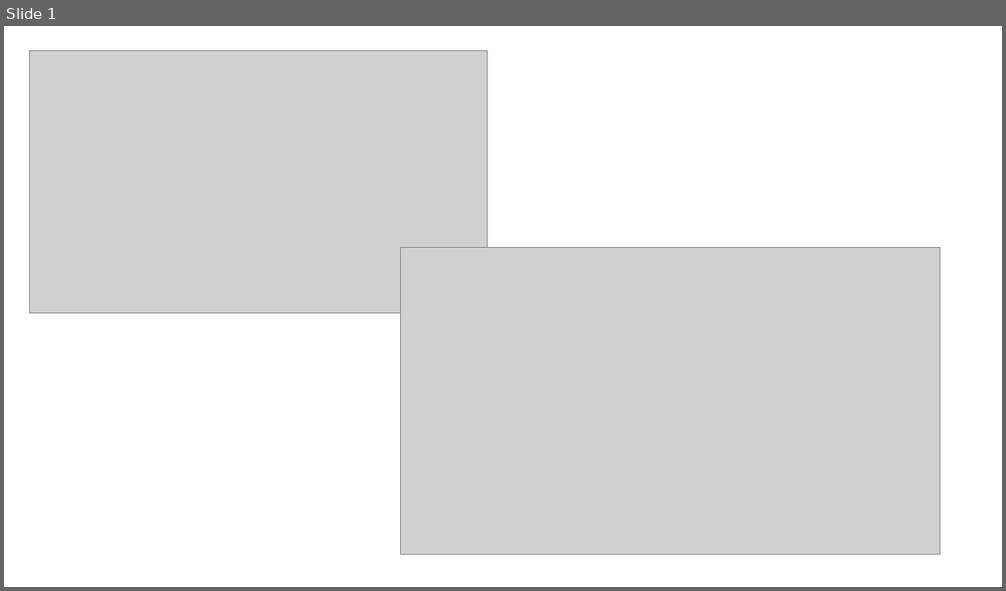
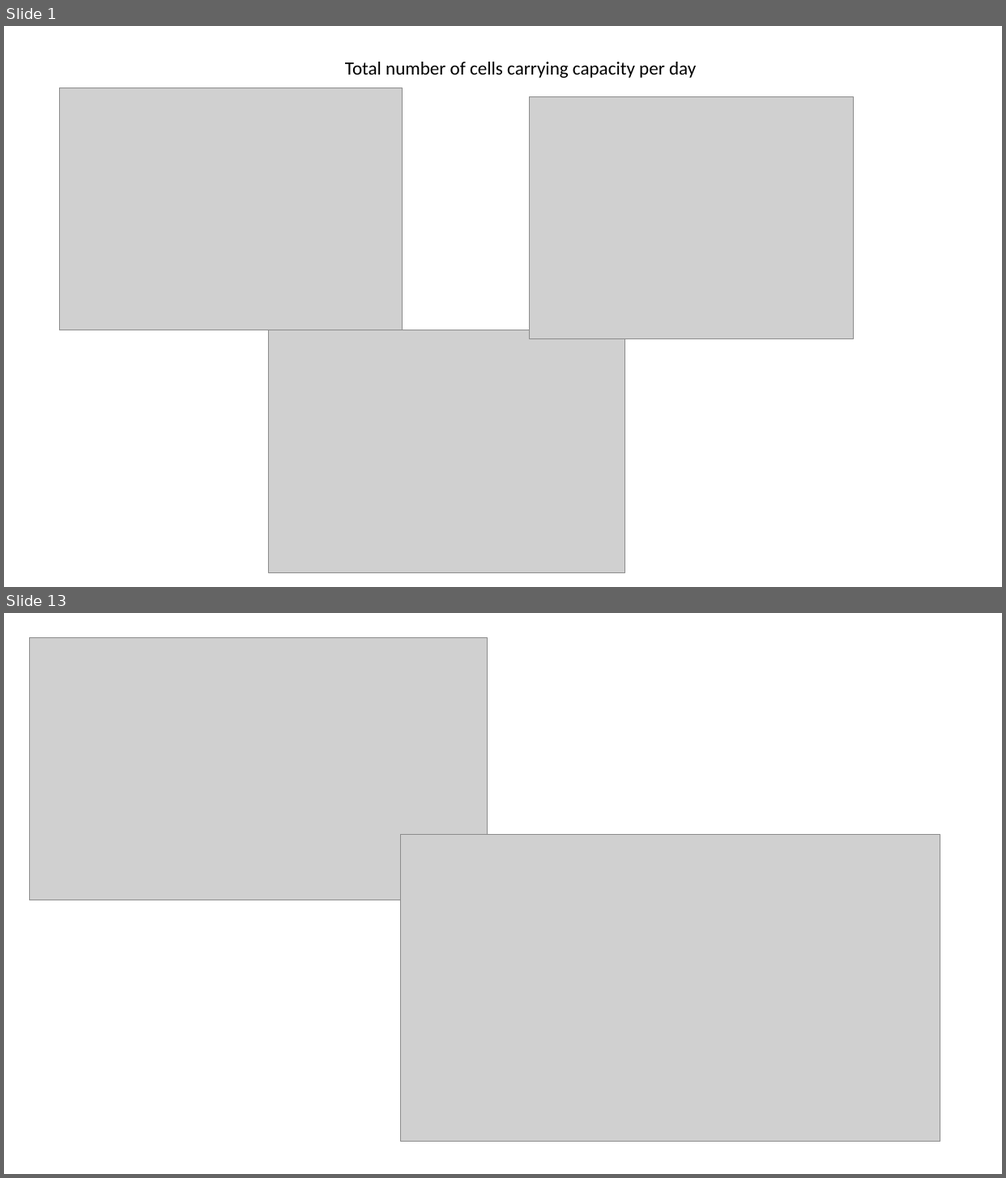
Before and after one commit to wosnat/ccpa, a slide deck: ccpa pro vs fl and capacity.pptx. Shown one above the other, each under a label of ours: slide 1 before the commit, slides 1 and 13 after it; the slides between them are not shown. The pictures are 1006x591 and 1006x1178 pixels, drawn with LibreOffice and Linux fonts; fonts in the diff are those of the drawing; grey boxes stand for pictures. Boxes give left, top, right and bottom in pixels: in the first picture for what was removed or moved away, otherwise in the second. Text is boxed around its words. In the diff, an @@ line names an element or a change of style, - is before the commit and + after.

```diff
--- a/ccpa pro vs fl and capacity.pptx
+++ b/ccpa pro vs fl and capacity.pptx
@@ slide 1 added at [4,26,1002,587], background #FFFFFF @@
@@ text added at [345,62,696,78], 18 pt, text #000000 @@
+Total number of cells carrying capacity per day
@@ picture added at [59,88,402,331] @@
@@ picture added at [530,96,854,339] @@
@@ picture added at [268,331,625,574] @@
@@ what was slide 1 is now slide 13 @@
```
Also in this commit, not shown: 11 other slides added, 1 slide removed, 5 other files.
